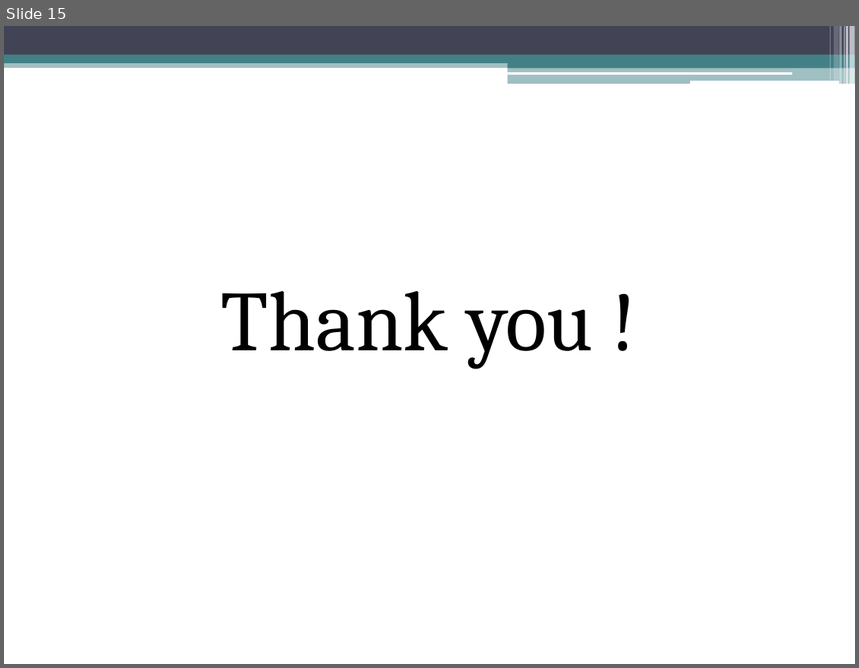
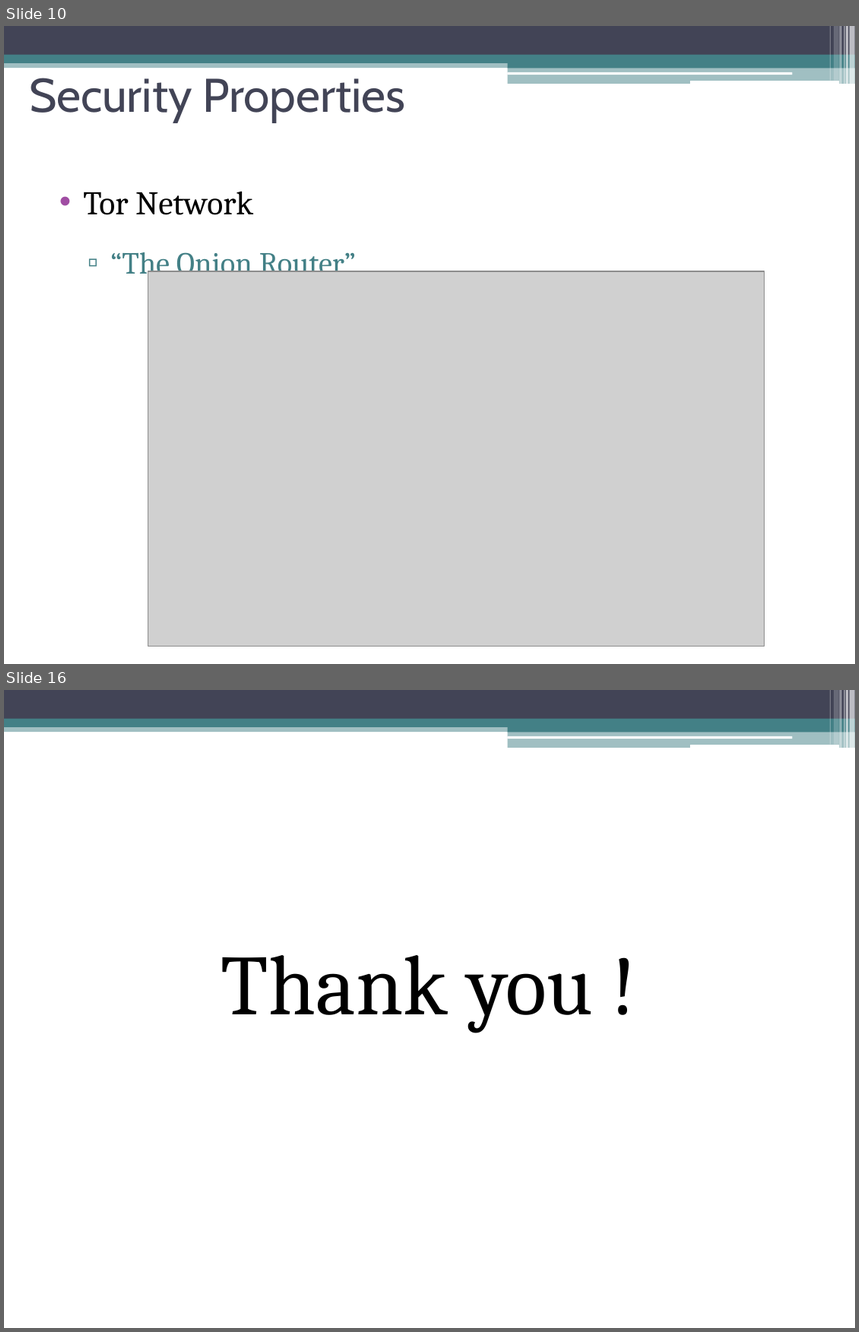
Before and after one commit to amosfu/FollowMe2, a slide deck: FollowMe2.pptx. Shown one above the other, each under a label of ours: slide 15 before the commit, slides 10 and 16 after it; the slides between them are not shown. The pictures are 859x668 and 859x1332 pixels, drawn with LibreOffice and Linux fonts; fonts in the diff are those of the drawing; grey boxes stand for pictures. Boxes give left, top, right and bottom in pixels: in the first picture for what was removed or moved away, otherwise in the second. Text is boxed around its words. In the diff, an @@ line names an element or a change of style, - is before the commit and + after.

```diff
--- a/FollowMe2.pptx
+++ b/FollowMe2.pptx
@@ slide 10 added at (4, 26, 855, 664), background #FFFFFF; not listed: 13 template elements that a slide beside it also shows @@
@@ title added at (29, 78, 405, 123), 40 pt, text #424456 @@
+Security Properties
@@ text added at (83, 191, 356, 281), 26 pt, text #438086 @@
+• Tor Network
+  ▫ “The Onion Router”
@@ picture added at (148, 271, 764, 645) @@
@@ what was slide 15 is now slide 16 @@
```
Also in this commit, not shown: 8 slides changed, 2 other slides added, 2 slides removed.
